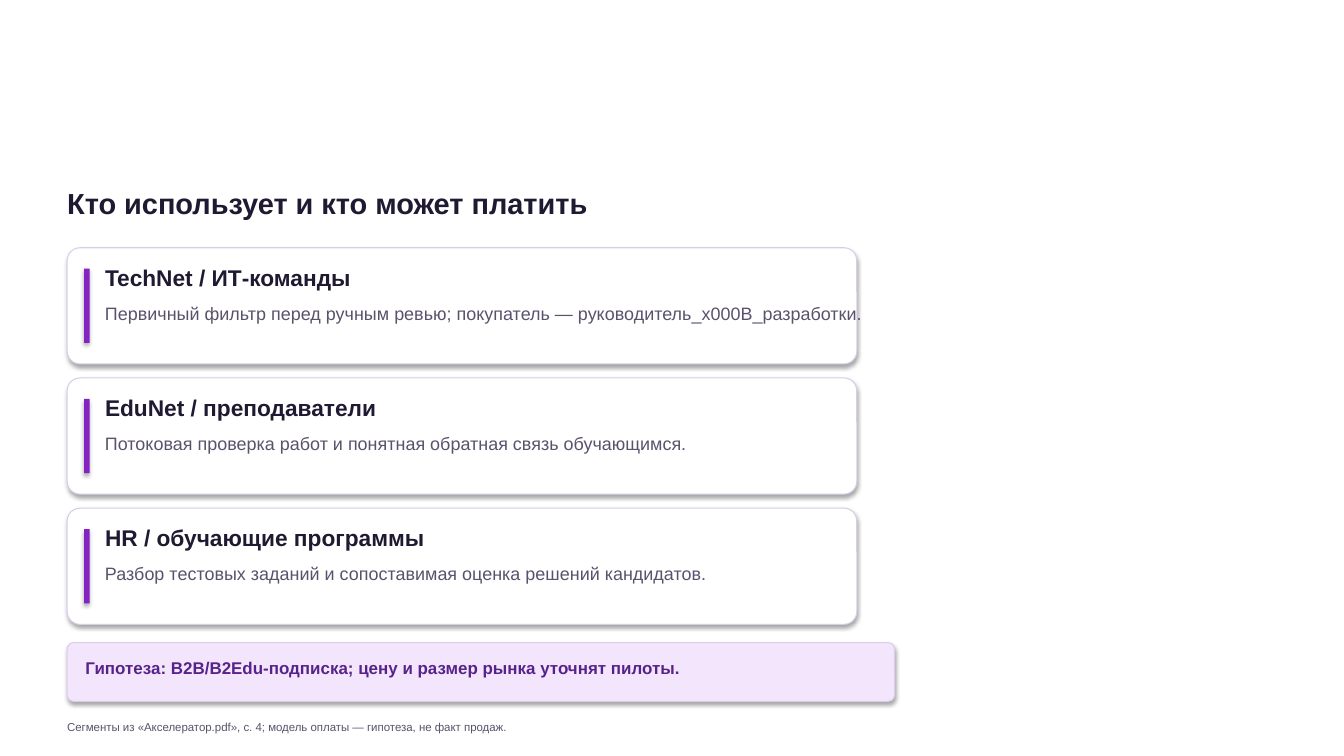
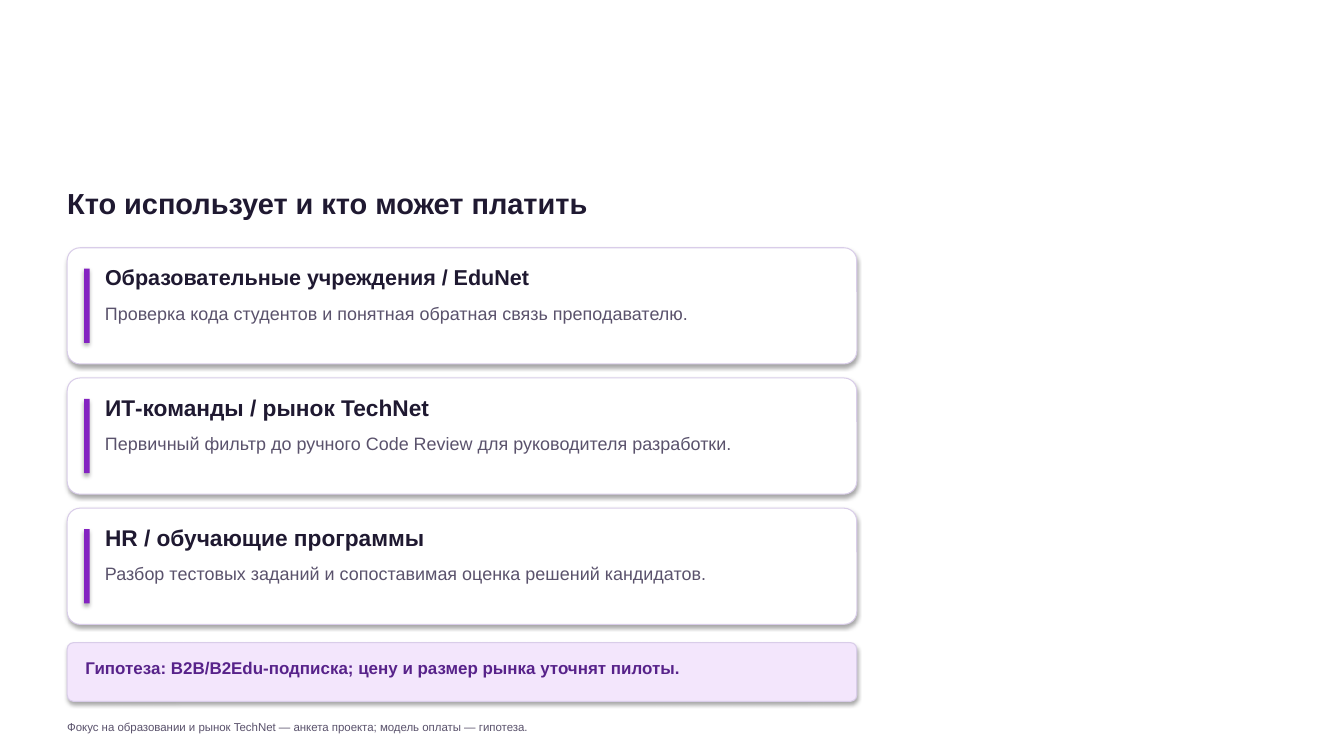
Before and after one commit to Athariyah/SyntaxRay, a slide deck: slide 6 of presentations/СинтексПруф_TechNet_ДГУ_2026.pptx. Drawn at 1344x756 pixels with LibreOffice and Linux fonts; fonts in the diff are those of the drawing; background and template pictures are left out. Boxes give left, top, right and bottom in pixels: in the first picture for what was removed or moved away, otherwise in the second. Text is boxed around its words. In the diff, an @@ line names an element or a change of style, - is before the commit and + after.

Commit message:
Update TechNet deck with project questionnaire and team

```diff
--- a/presentations/СинтексПруф_TechNet_ДГУ_2026.pptx
+++ b/presentations/СинтексПруф_TechNet_ДГУ_2026.pptx
@@ text at [105,269,529,290]: text changed; size 16.2 to 15.4 pt @@
-TechNet / ИТ-команды
+Образовательные учреждения / EduNet
@@ text at [105,307,688,324]: text changed @@
-Первичный фильтр перед ручным ревью; покупатель — руководитель
-разработки.
+Проверка кода студентов и понятная обратная связь преподавателю.
@@ text at [105,399,429,421]: text changed @@
-EduNet / преподаватели
+ИТ-команды / рынок TechNet
@@ text at [105,436,731,454]: text changed @@
-Потоковая проверка работ и понятная обратная связь обучающимся.
+Первичный фильтр до ручного Code Review для руководителя разработки.
@@ rounded rectangle: place and size @@
-rounded rectangle at [68,643,895,702]
+rounded rectangle at [68,643,857,702]
@@ text at [67,722,528,734]: text changed @@
-Сегменты из «Акселератор.pdf», с. 4; модель оплаты — гипотеза, не факт продаж.
+Фокус на образовании и рынок TechNet — анкета проекта; модель оплаты — гипотеза.
```
Also in this commit, not shown: 3 other slides changed, 1 slide added, 1 slide removed, 3 other files.
